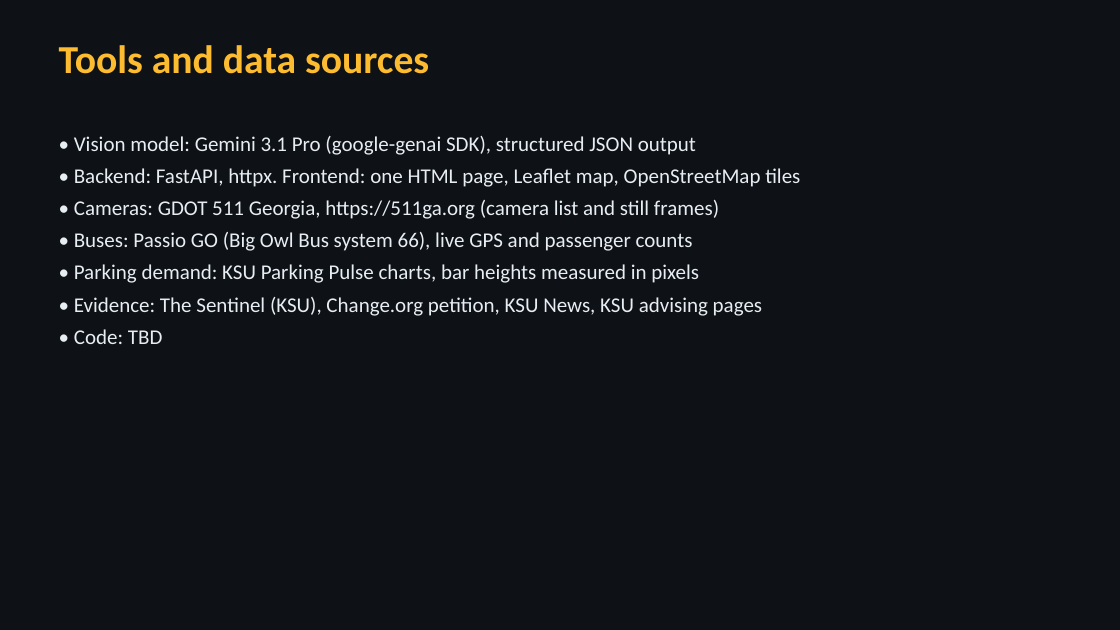
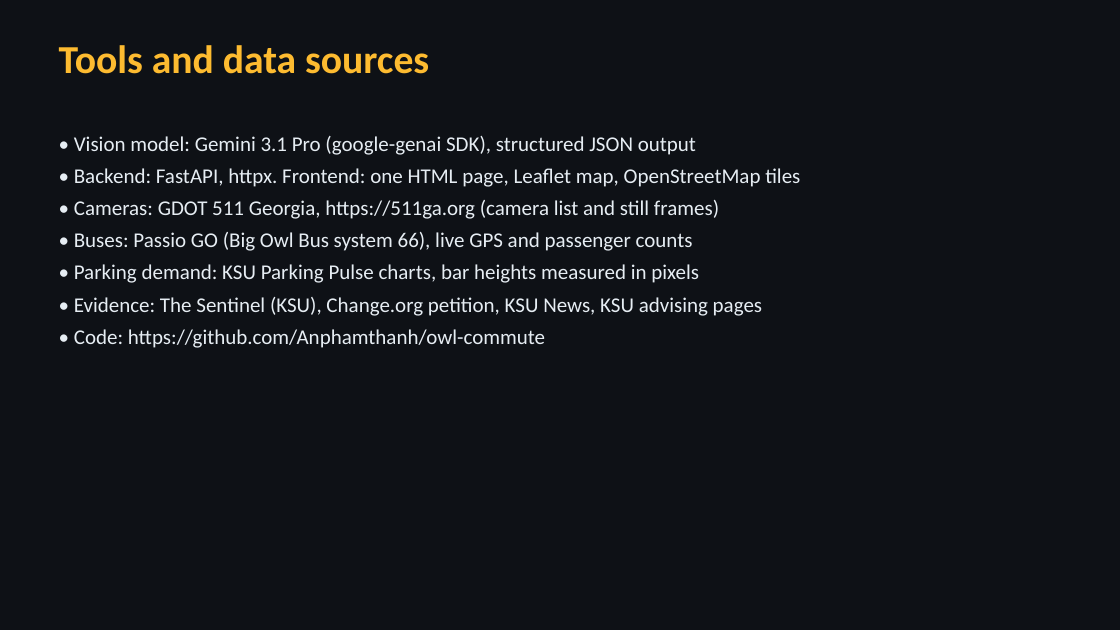
Before and after one commit to Anphamthanh/owl-commute, a slide deck: slide 9 of deck/Owl Commute.pptx. Drawn at 1120x630 pixels with LibreOffice and Linux fonts; fonts in the diff are those of the drawing. Boxes give left, top, right and bottom in pixels: in the first picture for what was removed or moved away, otherwise in the second. Text is boxed around its words. In the diff, an @@ line names an element or a change of style, - is before the commit and + after.

Commit message:
Point the deck at the public repo

```diff
--- a/deck/Owl Commute.pptx
+++ b/deck/Owl Commute.pptx
@@ text at box(74, 329, 545, 348): text changed @@
-• Code: TBD
+• Code: https://github.com/Anphamthanh/owl-commute
```
Also in this commit, not shown: 1 other file.
